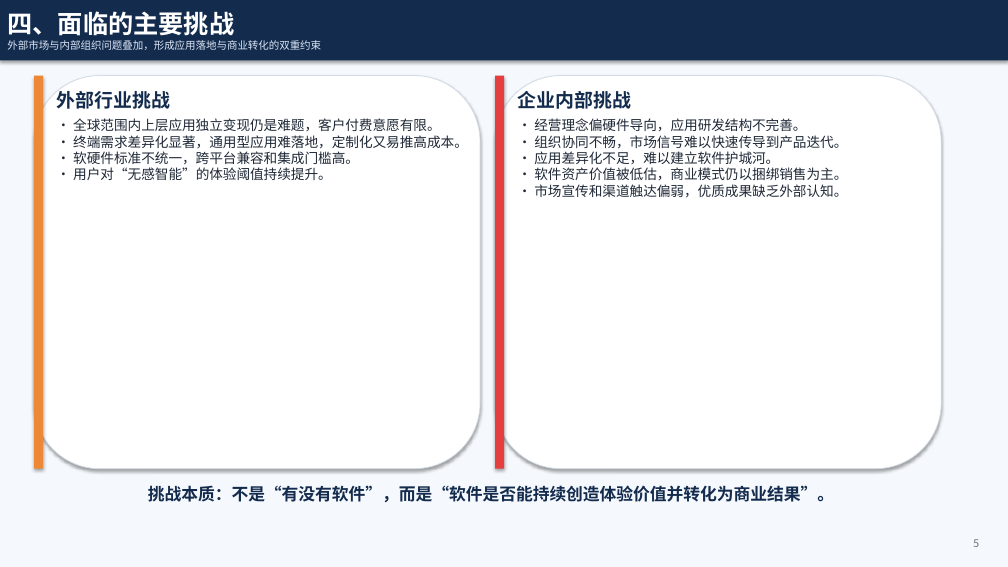
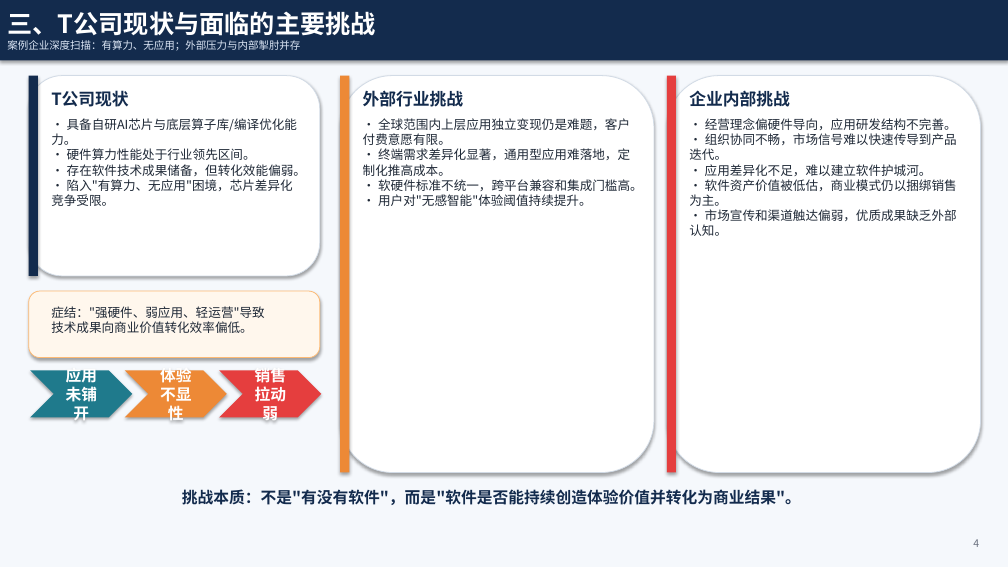
Before and after one commit to liang1wang/test, a slide deck: slide 4 of T公司AI应用软件技术成果转化策略研究_开题汇报.pptx (slide 5 before the commit). Drawn at 1008x567 pixels with LibreOffice and Linux fonts; fonts in the diff are those of the drawing. Boxes give left, top, right and bottom in pixels: in the first picture for what was removed or moved away, otherwise in the second. Text is boxed around its words. In the diff, an @@ line names an element or a change of style, - is before the commit and + after.

```diff
--- a/T公司AI应用软件技术成果转化策略研究_开题汇报.pptx
+++ b/T公司AI应用软件技术成果转化策略研究_开题汇报.pptx
@@ text in rectangle at (7,11,376,51): text changed @@
-四、面临的主要挑战
-外部市场与内部组织问题叠加，形成应用落地与商业转化的双重约束
+三、T公司现状与面临的主要挑战
+案例企业深度扫描：有算力、无应用；外部压力与内部掣肘并存
@@ rounded rectangle: place and size @@
-rounded rectangle at (34,76,480,469)
+rounded rectangle at (29,76,320,276)
@@ rectangle: place and size @@
-rectangle at (34,76,43,469)
+rectangle at (29,76,38,276)
@@ rectangle at (29,76,38,276): fill #ED8936 to #132B4D @@
@@ rounded rectangle added at (340,76,654,473), fill #FFFFFF, outline #D2DBE6 0.75 pt @@
@@ rectangle added at (340,76,349,473), fill #ED8936 @@
@@ text "外部行业挑战" at (363,90,463,107): size 18 to 16 pt @@
@@ text "外部行业挑战": place and size @@
-text "外部行业挑战" at (57,88,170,109)
+text "外部行业挑战" at (363,90,463,107)
@@ rounded rectangle: place and size @@
-rounded rectangle at (495,76,941,469)
+rounded rectangle at (667,76,981,473)
@@ rectangle: place and size @@
-rectangle at (495,76,504,469)
+rectangle at (667,76,676,473)
@@ text "企业内部挑战": place and size @@
-text "企业内部挑战" at (518,88,631,109)
+text "企业内部挑战" at (689,90,789,107)
@@ text "企业内部挑战" at (689,90,789,107): size 18 to 16 pt @@
@@ text added at (51,90,128,107), 16 pt, text #132B4D, bold @@
+T公司现状
@@ text added at (51,118,306,206), 12 pt, text #1F2937 @@
+• 具备自研AI芯片与底层算子库/编译优化能力。
+• 硬件算力性能处于行业领先区间。
+• 存在软件技术成果储备，但转化效能偏弱。
+• 陷入"有算力、无应用"困境，芯片差异化竞争受限。
@@ text "• 全球范围内上层应用独立变现仍是难题，客户付费意愿有限。": place and size @@
-text "• 全球范围内上层应用独立变现仍是难题，客户付费意愿有限。" at (73,118,468,180)
+text "• 全球范围内上层应用独立变现仍是难题，客户付费意愿有限。" at (363,118,643,206)
@@ text at (363,118,643,191): size 13 to 12 pt in "• 全球范围内上层应用独立变现仍是难题，客户付费意愿有限。", "• 软硬件标准不统一，跨平台兼容和集成门槛高。" @@
@@ text "• 经营理念偏硬件导向，应用研发结构不完善。": place and size @@
-text "• 经营理念偏硬件导向，应用研发结构不完善。" at (534,118,847,198)
+text "• 经营理念偏硬件导向，应用研发结构不完善。" at (689,118,957,236)
@@ text "• 经营理念偏硬件导向，应用研发结构不完善。" at (689,118,957,236): size 13 to 12 pt @@
@@ text at (363,148,630,176): text changed; size 13 to 12 pt @@
-• 终端需求差异化显著，通用型应用难落地，定制化又易推高成本。
+• 终端需求差异化显著，通用型应用难落地，定制化推高成本。
@@ text at (378,194,592,206): text changed; size 13 to 12 pt @@
-• 用户对“无感智能”的体验阈值持续提升。
+• 用户对"无感智能"体验阈值持续提升。
@@ rounded rectangle added at (29,291,320,358), fill #FFF7ED, outline #FDBA74 0.75 pt @@
@@ text added at (51,306,265,333), 12 pt, text #1F2937 @@
+症结："强硬件、弱应用、轻运营"导致
+技术成果向商业价值转化效率偏低。
@@ chevron added at (30,371,132,417), fill #1F7A8C, 15 pt, text #FFFFFF, bold @@
+应用未铺开
@@ chevron added at (125,371,227,417), fill #ED8936, 15 pt, text #FFFFFF, bold @@
+体验不显性
@@ chevron added at (219,371,321,417), fill #E53E3E, 15 pt, text #FFFFFF, bold @@
+销售拉动弱
@@ text at (182,489,801,505): text changed; size 16 to 15 pt @@
-挑战本质：不是“有没有软件”，而是“软件是否能持续创造体验价值并转化为商业结果”。
+挑战本质：不是"有没有软件"，而是"软件是否能持续创造体验价值并转化为商业结果"。
@@ text at (973,539,979,547): text changed @@
-5
+4
```
Also in this commit, not shown: 9 other slides changed, 1 slide removed.
